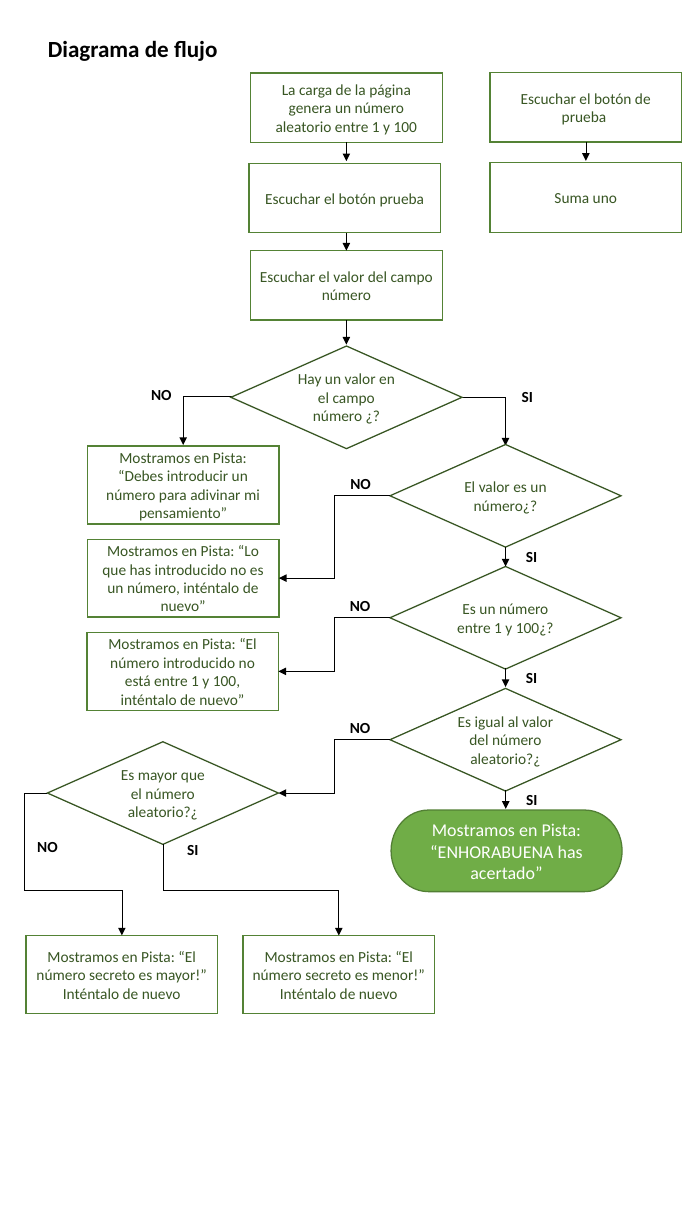
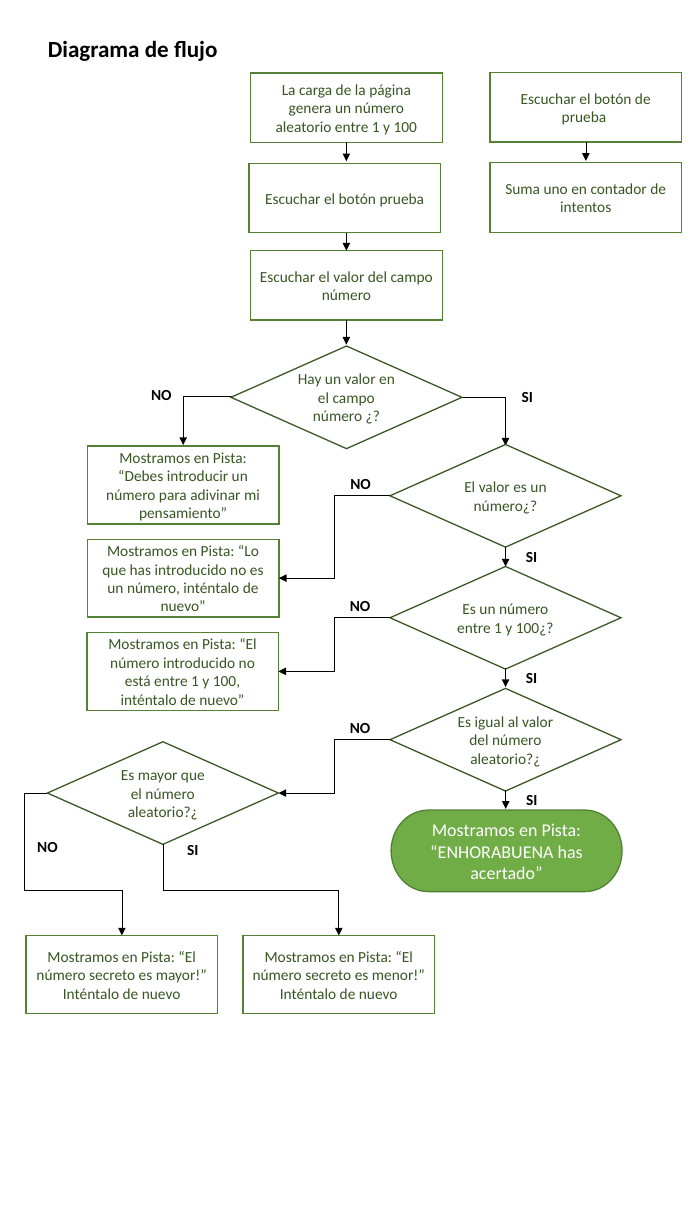
Before and after one commit to bertapsan/modulo-2-evaluacion-intermedia-bertapsan, a slide deck: slide 1 of info/Diagrama de flujo.pptx. Drawn at 693x1232 pixels with LibreOffice and Linux fonts; fonts in the diff are those of the drawing. Boxes give left, top, right and bottom in pixels: in the first picture for what was removed or moved away, otherwise in the second. Text is boxed around its words. In the diff, an @@ line names an element or a change of style, - is before the commit and + after.

```diff
--- a/info/Diagrama de flujo.pptx
+++ b/info/Diagrama de flujo.pptx
@@ text in rectangle at bbox=[505, 183, 666, 212]: text changed @@
-Suma uno
+Suma uno en contador de intentos
```
Also in this commit, not shown: 4 other files.
